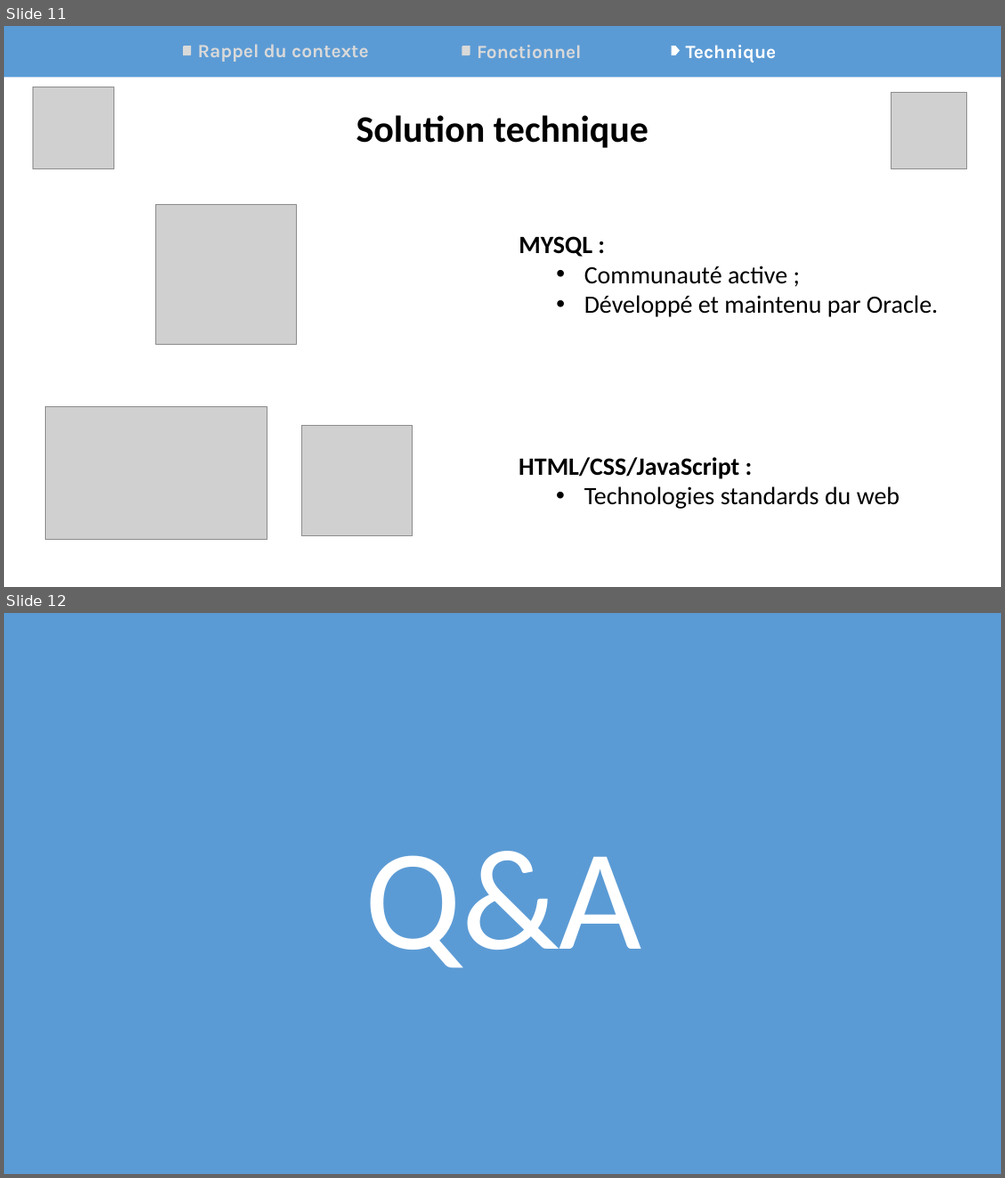
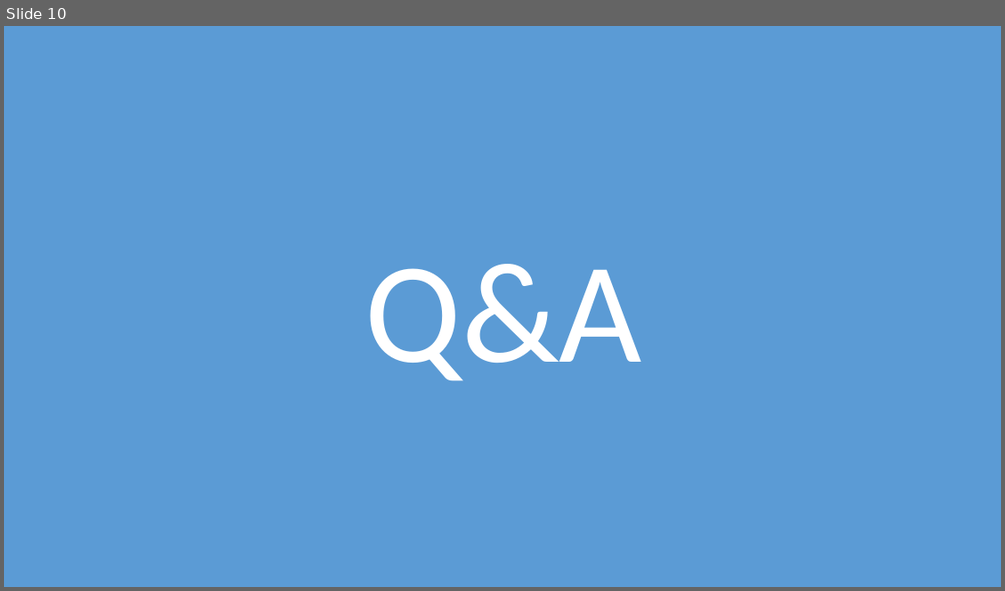
Before and after one commit to Synkied/OC_Projet-6, a slide deck: Projet6_OCPizza_Arguments.pptx. Shown one above the other, each under a label of ours: slides 11 and 12 before the commit, slide 10 after it. The pictures are 1005x1178 and 1005x591 pixels, drawn with LibreOffice and Linux fonts; fonts in the diff are those of the drawing; grey boxes stand for pictures. Boxes give left, top, right and bottom in pixels: in the first picture for what was removed or moved away, otherwise in the second. Text is boxed around its words. In the diff, an @@ line names an element or a change of style, - is before the commit and + after.

```diff
--- a/Projet6_OCPizza_Arguments.pptx
+++ b/Projet6_OCPizza_Arguments.pptx
@@ slide 11 removed at (4,26,1001,587), background #FFFFFF @@
@@ rectangle removed at (4,26,1001,77) @@
@@ round diag rect removed at (183,46,191,55) @@
@@ text removed at (198,44,368,62) @@
-Rappel du contexte
@@ round diag rect removed at (461,46,469,55) @@
@@ text removed at (477,45,582,58) @@
-Fonctionnel
@@ pentagon arrow removed at (671,46,680,55) @@
@@ text removed at (686,45,777,62) @@
-Technique
@@ picture removed at (32,87,114,168) @@
@@ picture removed at (890,93,967,168) @@
@@ text removed at (356,115,648,148) @@
-Solution technique
@@ picture removed at (156,204,296,344) @@
@@ text removed at (518,236,938,317) @@
-MYSQL :
-  • Communauté active ;
-  • Développé et maintenu par Oracle.
@@ picture removed at (45,407,267,540) @@
@@ picture removed at (301,426,413,536) @@
@@ text removed at (518,457,899,508) @@
-HTML/CSS/JavaScript :
-  • Technologies standards du web
@@ what was slide 12 is now slide 10 @@
```
Also in this commit, not shown: 5 slides changed, 4 slides added, 5 other slides removed, 49 other files.
